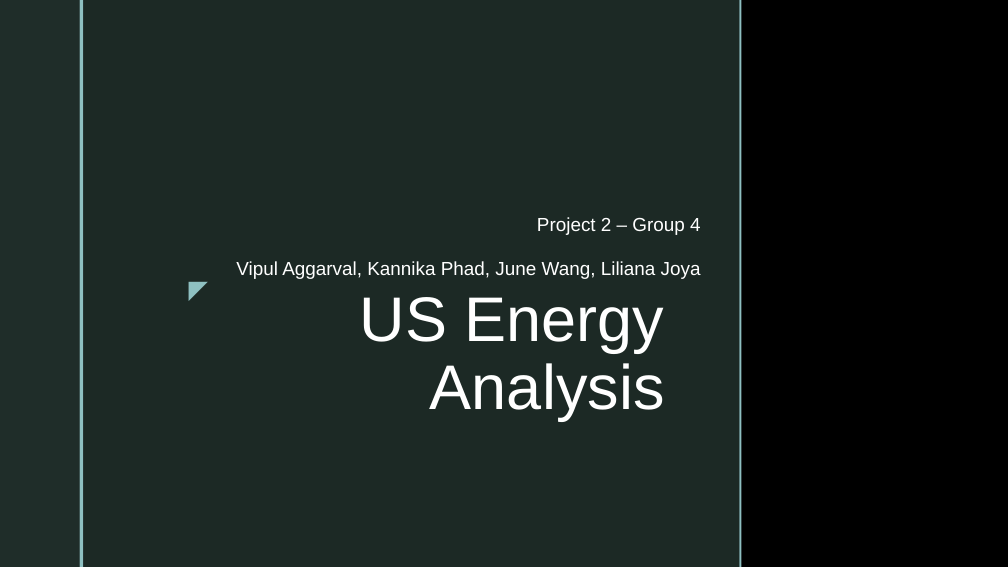
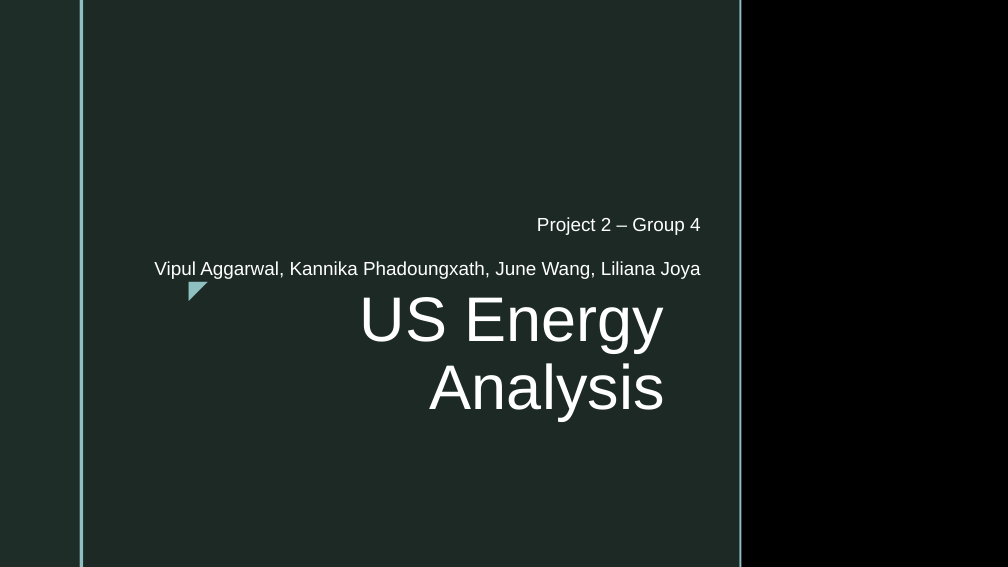
Before and after one commit to Kphad20/Project2-Group_4, a slide deck: slide 1 of Energy Analysis of the United States for 2018.pptx. Drawn at 1008x567 pixels with LibreOffice and Linux fonts; fonts in the diff are those of the drawing; background and template pictures are left out. Boxes give left, top, right and bottom in pixels: in the first picture for what was removed or moved away, otherwise in the second. Text is boxed around its words. In the diff, an @@ line names an element or a change of style, - is before the commit and + after.

```diff
--- a/Energy Analysis of the United States for 2018.pptx
+++ b/Energy Analysis of the United States for 2018.pptx
@@ subtitle "Project 2 – Group 4" moved from (x1=236, y1=217, x2=701, y2=279) to (x1=154, y1=217, x2=701, y2=279) @@
@@ subtitle at (x1=154, y1=261, x2=701, y2=279): text changed @@
-Vipul Aggarval, Kannika Phad, June Wang, Liliana Joya
+Vipul Aggarwal, Kannika Phadoungxath, June Wang, Liliana Joya
```
Also in this commit, not shown: 7 other slides changed, 1 slide added.
